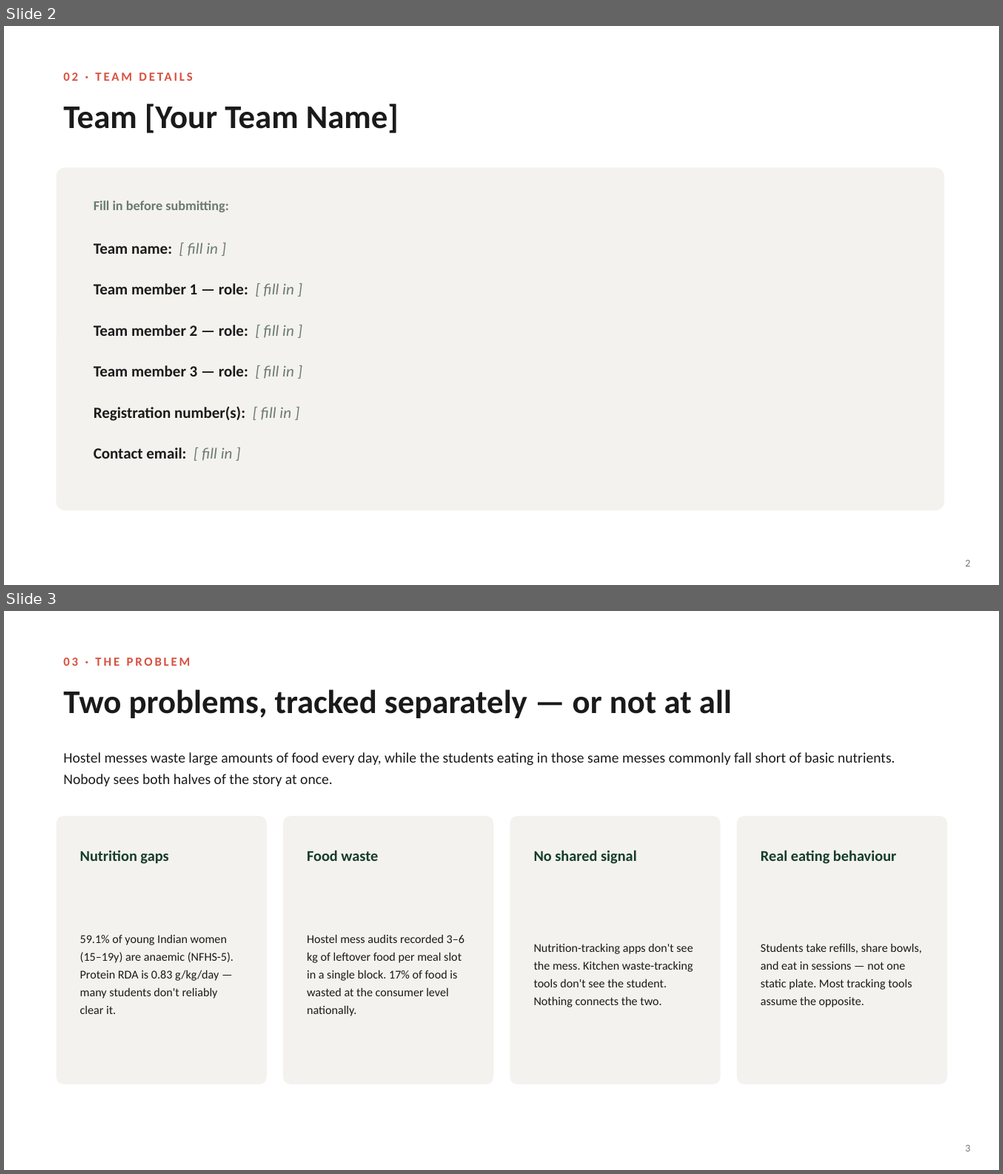
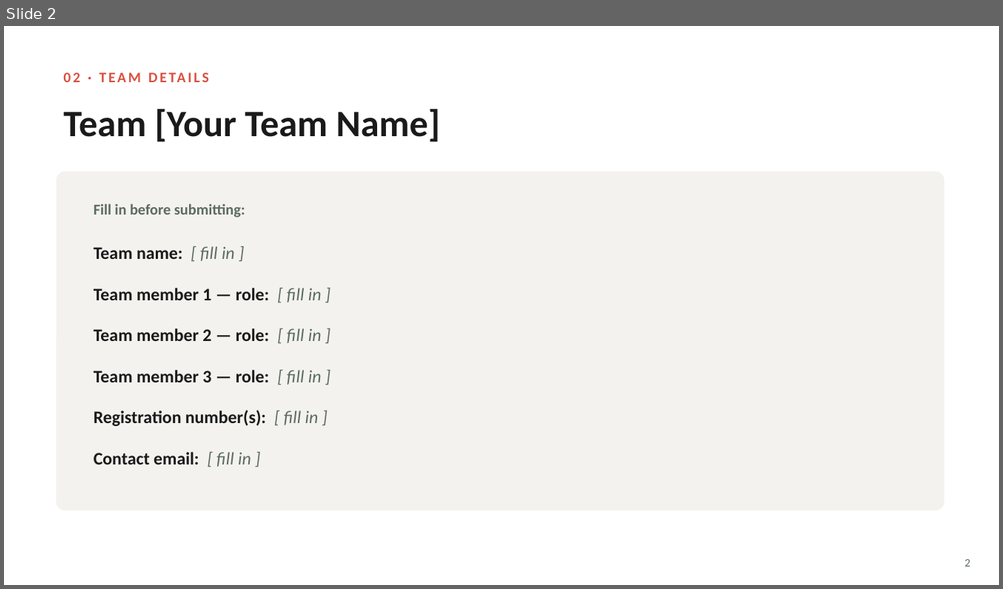
Before and after one commit to Coder1234a/ThaliMetrics, a slide deck: docs/ThaliMetrics_Pitch.pptx. Shown one above the other, each under a label of ours: slides 2 and 3 before the commit, slide 2 after it. The pictures are 1003x1174 and 1003x589 pixels, drawn with LibreOffice and Linux fonts; fonts in the diff are those of the drawing. Boxes give left, top, right and bottom in pixels: in the first picture for what was removed or moved away, otherwise in the second. Text is boxed around its words. In the diff, an @@ line names an element or a change of style, - is before the commit and + after.

```diff
--- a/docs/ThaliMetrics_Pitch.pptx
+++ b/docs/ThaliMetrics_Pitch.pptx
@@ slide 3 removed at bbox=[4, 611, 999, 1170], background #FFFFFF @@
@@ text removed at bbox=[63, 658, 190, 666] @@
-03 · THE PROBLEM
@@ text removed at bbox=[63, 689, 731, 718] @@
-Two problems, tracked separately — or not at all
@@ text removed at bbox=[63, 752, 895, 786] @@
-Hostel messes waste large amounts of food every day, while the students eating in those same messes commonly fall short of basic nutrients. Nobody sees both halves of the story at once.
@@ rounded rectangle removed at bbox=[57, 816, 267, 1085] @@
@@ rounded rectangle removed at bbox=[283, 816, 493, 1085] @@
@@ rounded rectangle removed at bbox=[510, 816, 720, 1085] @@
@@ rounded rectangle removed at bbox=[737, 816, 947, 1085] @@
@@ text removed at bbox=[80, 850, 168, 864] @@
-Nutrition gaps
@@ text removed at bbox=[307, 850, 378, 861] @@
-Food waste
@@ text removed at bbox=[534, 850, 637, 864] @@
-No shared signal
@@ text removed at bbox=[760, 850, 896, 864] @@
-Real eating behaviour
@@ text removed at bbox=[80, 935, 233, 1014] @@
-59.1% of young Indian women (15–19y) are anaemic (NFHS-5). Protein RDA is 0.83 g/kg/day — many students don't reliably clear it.
@@ text removed at bbox=[307, 934, 464, 1017] @@
-Hostel mess audits recorded 3–6 kg of leftover food per meal slot in a single block. 17% of food is wasted at the consumer level nationally.
@@ text removed at bbox=[534, 943, 693, 1008] @@
-Nutrition-tracking apps don't see the mess. Kitchen waste-tracking tools don't see the student. Nothing connects the two.
@@ text removed at bbox=[760, 943, 921, 1008] @@
-Students take refills, share bowls, and eat in sessions — not one static plate. Most tracking tools assume the opposite.
@@ text removed at bbox=[965, 1145, 970, 1152] @@
-3
@@ slide 2 changed as well @@
@@ text "02 · TEAM DETAILS" at bbox=[63, 112, 146, 137]: size 12 to 14 pt @@
@@ text "Team [Your Team Name]" at bbox=[155, 109, 441, 142]: size 32 to 36 pt @@
@@ rounded rectangle: place and size @@
-rounded rectangle at bbox=[57, 168, 944, 511]
+rounded rectangle at bbox=[57, 172, 944, 511]
@@ text "Fill in before submitting:" at bbox=[94, 204, 245, 218]: size 13 to 14.5 pt, text colour #6B7A70 to #5C6B62 @@
@@ size 15 to 17 pt; text colour #6B7A70 to #5C6B62 in "[ fill in ]" in 6 elements at bbox=[94, 247, 235, 261], bbox=[94, 288, 321, 303], bbox=[94, 329, 321, 343], bbox=[94, 370, 321, 385], bbox=[94, 410, 318, 426], bbox=[94, 452, 251, 467] @@
@@ text "2" at bbox=[965, 560, 970, 567]: size 10 to 11 pt, text colour #6B7A70 to #5C6B62 @@
```
Also in this commit, not shown: 6 other slides changed, 6 slides added, 3 other slides removed, 4 other files.
